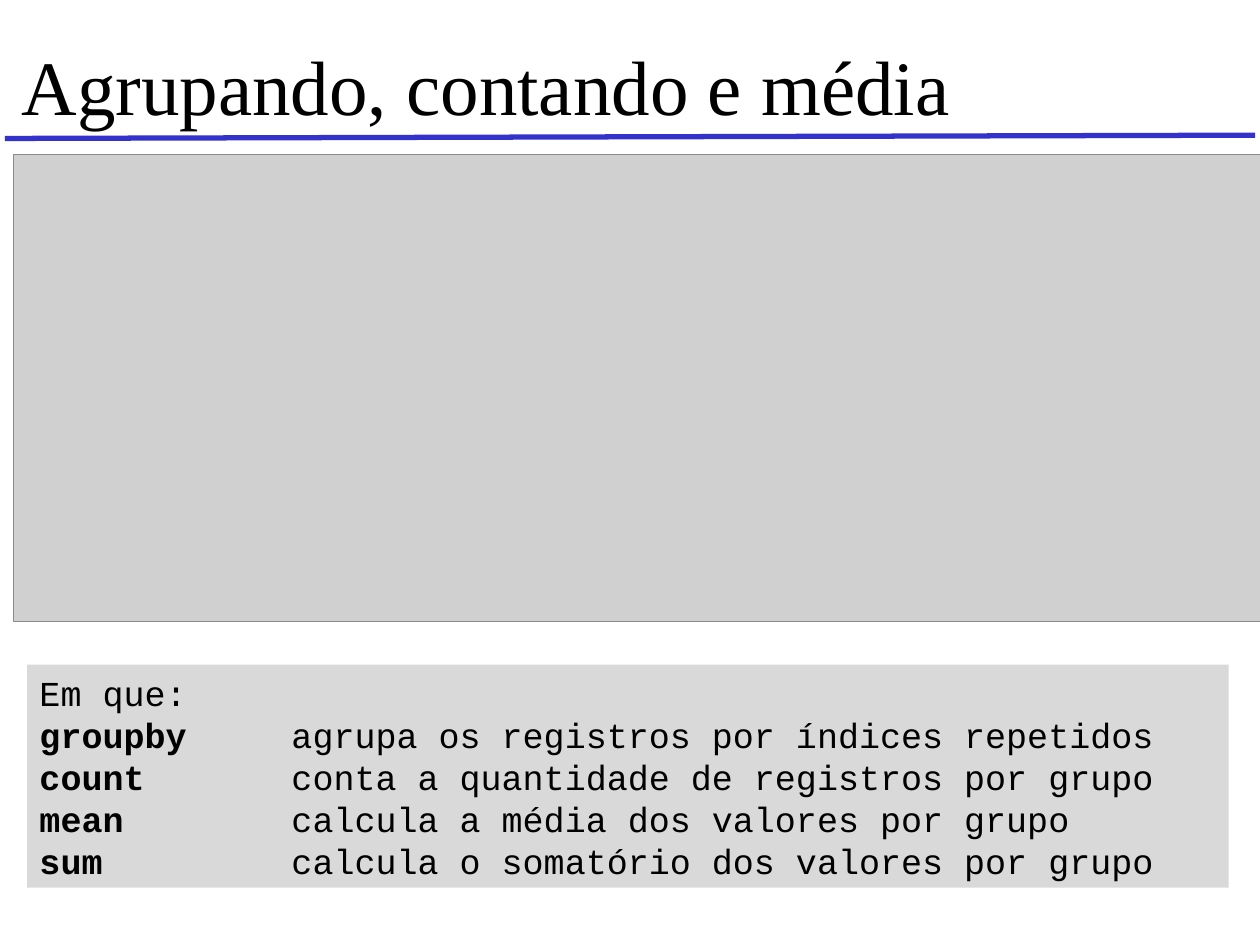
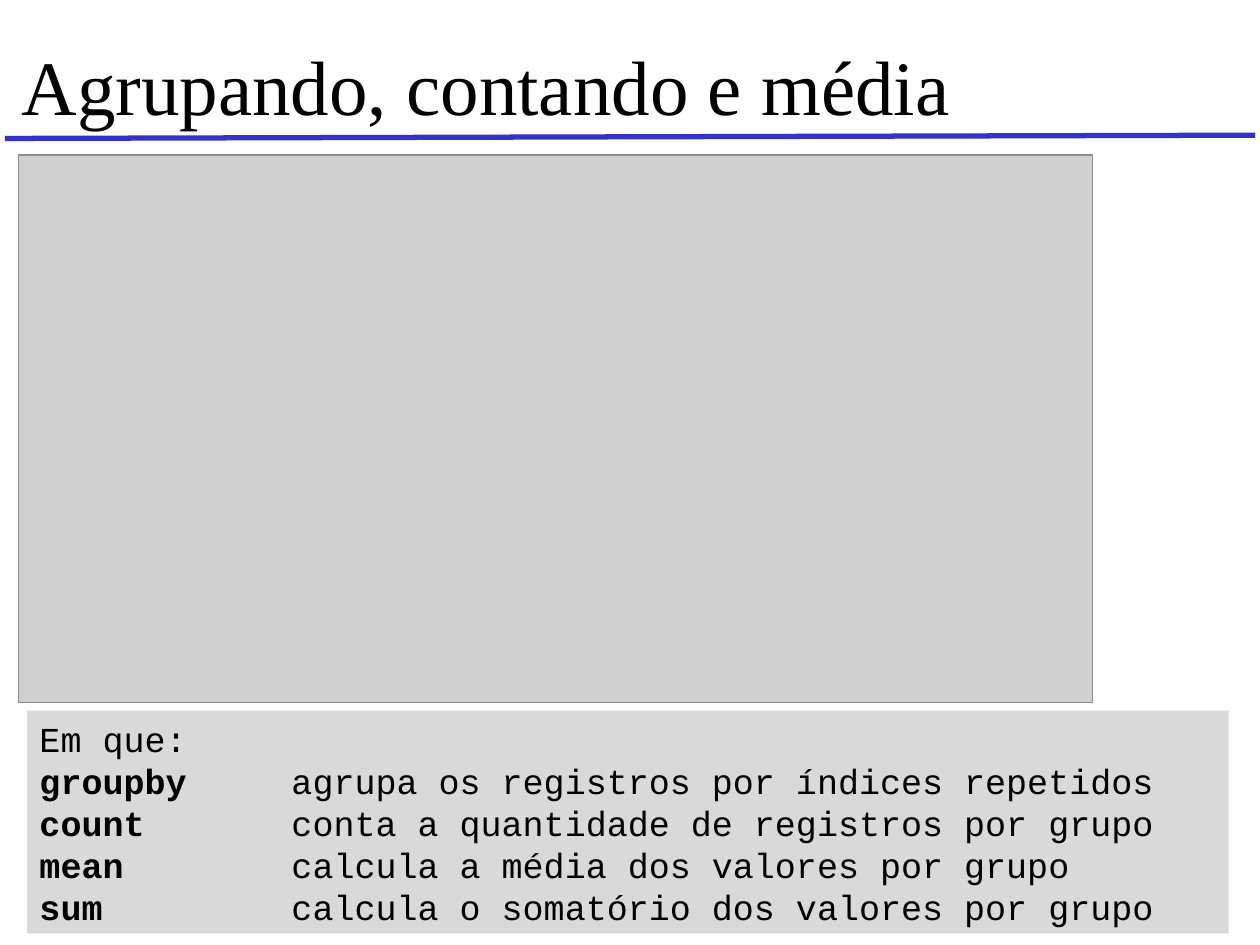
Before and after one commit to omerobertol/Python_AgentesInteligentes, a slide deck: slide 16 of PPT/Pandas.ppt. Drawn at 1260x945 pixels with LibreOffice and Linux fonts; fonts in the diff are those of the drawing; grey boxes stand for pictures; background and template pictures are left out. Boxes give left, top, right and bottom in pixels: in the first picture for what was removed or moved away, otherwise in the second. Text is boxed around its words. In the diff, an @@ line names an element or a change of style, - is before the commit and + after.

```diff
--- a/PPT/Pandas.ppt
+++ b/PPT/Pandas.ppt
@@ picture: place and size @@
-picture at (14,154,1260,621)
+picture at (19,155,1092,702)
@@ rectangle "Em que:": place and size @@
-rectangle "Em que:" at (28,664,1230,887)
+rectangle "Em que:" at (28,711,1230,934)
```
Also in this commit, not shown: 10 other files.
